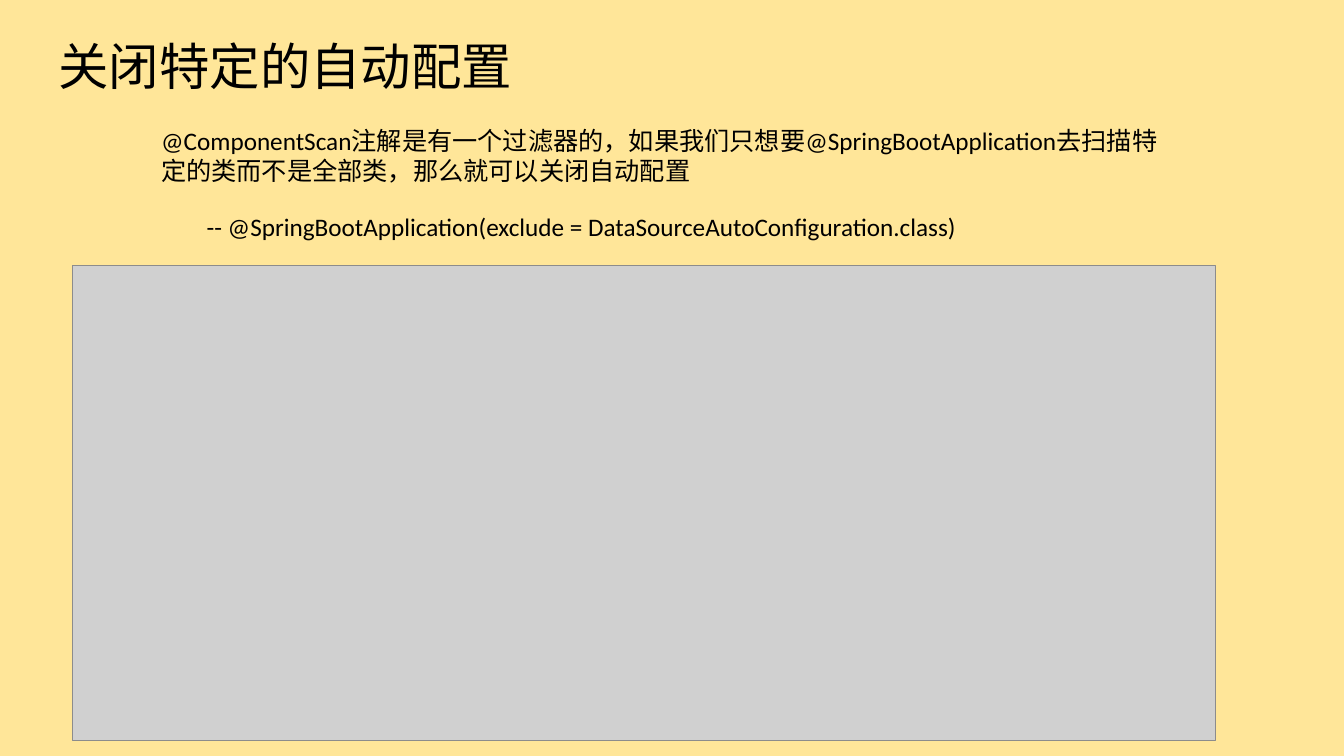
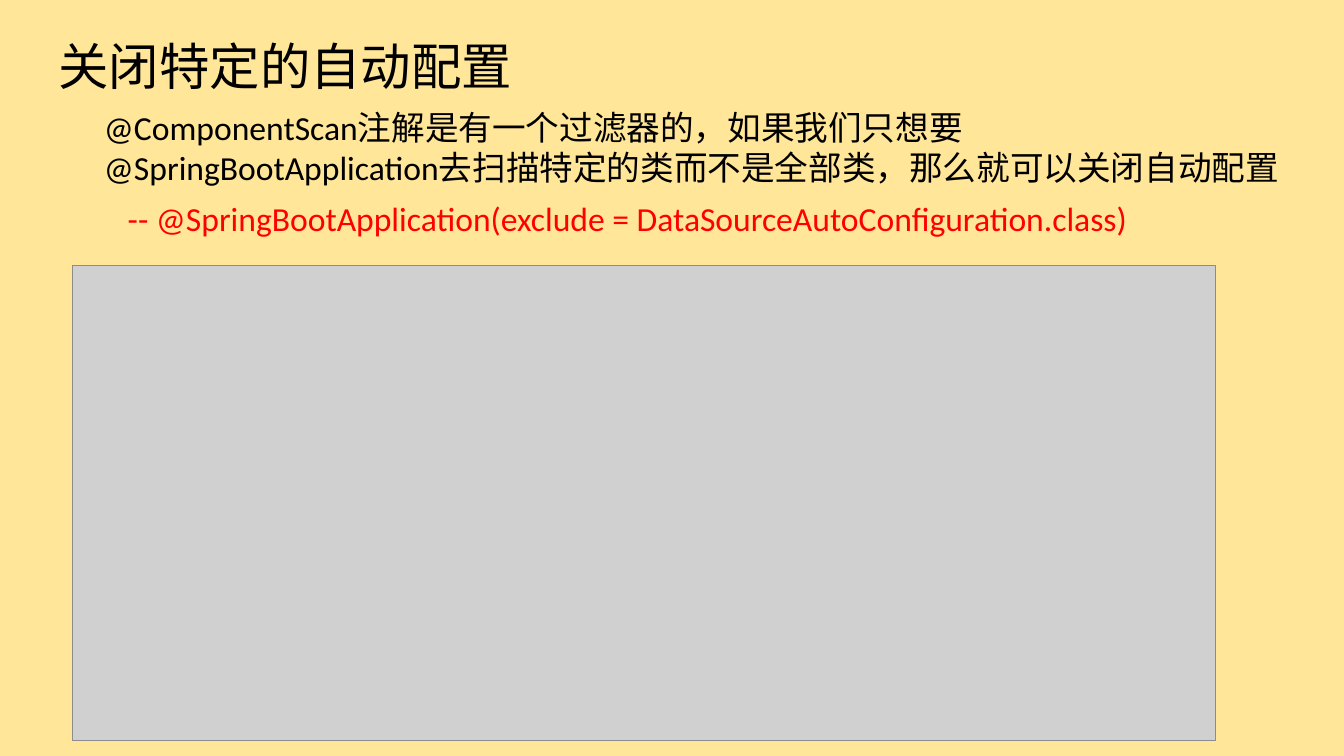
Before and after one commit to alangui/SpringBoot, a slide deck: slide 14 of SpringBoot.pptx (slide 10 before the commit). Drawn at 1344x756 pixels with LibreOffice and Linux fonts; fonts in the diff are those of the drawing; grey boxes stand for pictures. Boxes give left, top, right and bottom in pixels: in the first picture for what was removed or moved away, otherwise in the second. Text is boxed around its words. In the diff, an @@ line names an element or a change of style, - is before the commit and + after.

```diff
--- a/SpringBoot.pptx
+++ b/SpringBoot.pptx
@@ text "@ComponentScan注解是有一个过滤器的，如果我们只想要@SpringBootApplication去扫描特定的 ...": place and size @@
-text "@ComponentScan注解是有一个过滤器的，如果我们只想要@SpringBootApplication去扫描特定的 ..." at [161, 130, 1157, 183]
+text "@ComponentScan注解是有一个过滤器的，如果我们只想要@SpringBootApplication去扫描特定的 ..." at [104, 112, 1279, 186]
@@ text "@ComponentScan注解是有一个过滤器的，如果我们只想要@SpringBootApplication去扫描特定的 ..." at [104, 112, 1279, 186]: size 18 to 24 pt @@
@@ text "-- @SpringBootApplication(exclude = DataSourceAutoConfigurat ...": place and size @@
-text "-- @SpringBootApplication(exclude = DataSourceAutoConfigurat ..." at [228, 217, 955, 241]
+text "-- @SpringBootApplication(exclude = DataSourceAutoConfigurat ..." at [156, 206, 1127, 237]
@@ text "-- @SpringBootApplication(exclude = DataSourceAutoConfigurat ..." at [156, 206, 1127, 237]: size 18 to 24 pt, text colour #000000 to #FF0000 @@
```
Also in this commit, not shown: 4 other slides changed, 4 slides added, 6 other files.
